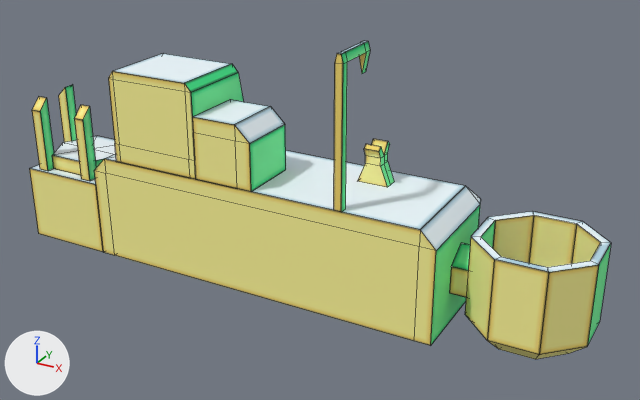
Renders of the OBJ model Assets/Models/charging_station.obj from each side of a commit.
Before and after are seen from a camera (50 mm lens) standing at (3.38, -5.53, 3.45) and looking at (0.35, -0.03, 0.7). The axes (+X, +Y, +Z) are drawn at lower left. The lights are the same throughout. The first picture is the older version. Mesh edges are drawn as thin lines. Where no turn or scale is listed for an object, it has been applied to the vertices.

Objects in the first picture: 'arrow', 'base', 'basket', 'console_base', 'cuboid', 'holder', 'holder.001', 'holder.003', 'monitor', 'pc', 'pipe', 'slot'.
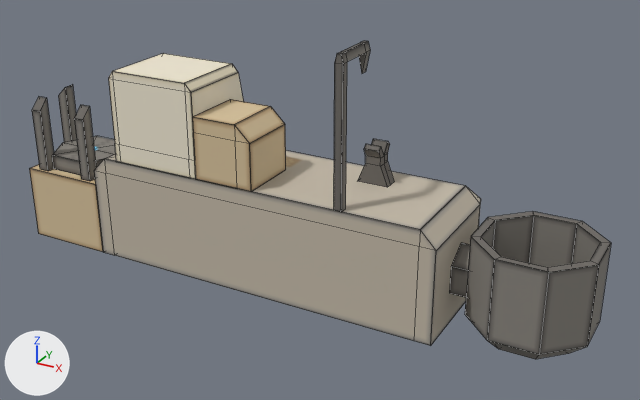
Edits to the bpy script that builds the scene:
```text
Change me_arrow:
    where me_arrow.from_pydata(...)  # 22 vertices, 20 faces; spans x 0.719..0.781, y -0.5..-0.094, z 0.875..2.0
    remove me_arrow.materials.append(mat_m_2acc2876_f185_28ba_75ec_b26aa556ed94)  # picture img_tex_scales_base_png
    add me_arrow.materials.append(mat_m_56a881c2_5a81_e86a_af15_333b7f0f90d9)  # picture img_tex_charging_station_png
Change me_base:
    where me_base.from_pydata(...)  # 8 vertices, 6 faces; spans x -2.25..-1.5, y -0.5..0.25, z 0.0..0.625
    remove me_base.materials.append(mat_m_2acc2876_f185_28ba_75ec_b26aa556ed94)  # picture img_tex_scales_base_png
    add me_base.materials.append(mat_m_56a881c2_5a81_e86a_af15_333b7f0f90d9)  # picture img_tex_charging_station_png
Change me_basket:
    where me_basket.from_pydata(...)  # 42 vertices, 48 faces; spans x 1.625..2.5, y -0.438..0.438, z 0.0..0.75
    remove me_basket.materials.append(mat_m_2acc2876_f185_28ba_75ec_b26aa556ed94)  # picture img_tex_scales_base_png
    add me_basket.materials.append(mat_m_56a881c2_5a81_e86a_af15_333b7f0f90d9)  # picture img_tex_charging_station_png
Change me_console_base:
    where me_console_base.from_pydata(...)  # 26 vertices, 27 faces; spans x -1.5..1.5, y -0.5..0.5, z 0.0..0.88
    remove me_console_base.materials.append(mat_m_2acc2876_f185_28ba_75ec_b26aa556ed94)  # picture img_tex_scales_base_png
    add me_console_base.materials.append(mat_m_56a881c2_5a81_e86a_af15_333b7f0f90d9)  # picture img_tex_charging_station_png
Change me_cuboid:
    where me_cuboid.from_pydata(...)  # 26 vertices, 22 faces; spans x 0.625..0.875, y 0.031..0.219, z 0.875..1.188
    remove me_cuboid.materials.append(mat_m_2acc2876_f185_28ba_75ec_b26aa556ed94)  # picture img_tex_scales_base_png
    add me_cuboid.materials.append(mat_m_56a881c2_5a81_e86a_af15_333b7f0f90d9)  # picture img_tex_charging_station_png
Change me_holder:
    where me_holder.from_pydata(...)  # 8 vertices, 5 faces; spans x -2.156..-2.062, y -0.469..-0.375, z 0.625..1.25
    remove me_holder.materials.append(mat_m_2acc2876_f185_28ba_75ec_b26aa556ed94)  # picture img_tex_scales_base_png
    add me_holder.materials.append(mat_m_56a881c2_5a81_e86a_af15_333b7f0f90d9)  # picture img_tex_charging_station_png
Change me_holder_001:
    where me_holder_001.from_pydata(...)  # 8 vertices, 5 faces; spans x -1.688..-1.594, y -0.469..-0.375, z 0.625..1.25
    remove me_holder_001.materials.append(mat_m_2acc2876_f185_28ba_75ec_b26aa556ed94)  # picture img_tex_scales_base_png
    add me_holder_001.materials.append(mat_m_56a881c2_5a81_e86a_af15_333b7f0f90d9)  # picture img_tex_charging_station_png
Change me_holder_003:
    where me_holder_003.from_pydata(...)  # 8 vertices, 5 faces; spans x -2.25..-2.156, y -0.062..0.031, z 0.625..1.25
    remove me_holder_003.materials.append(mat_m_2acc2876_f185_28ba_75ec_b26aa556ed94)  # picture img_tex_scales_base_png
    add me_holder_003.materials.append(mat_m_56a881c2_5a81_e86a_af15_333b7f0f90d9)  # picture img_tex_charging_station_png
Change me_monitor:
    where me_monitor.from_pydata(...)  # 32 vertices, 29 faces; spans x -1.25..-0.469, y -0.5..0.25, z 0.875..1.625
    remove me_monitor.materials.append(mat_m_2acc2876_f185_28ba_75ec_b26aa556ed94)  # picture img_tex_scales_base_png
    add me_monitor.materials.append(mat_m_56a881c2_5a81_e86a_af15_333b7f0f90d9)  # picture img_tex_charging_station_png
Change me_pc:
    where me_pc.from_pydata(...)  # 16 vertices, 11 faces; spans x -0.469..0.031, y -0.5..0.0, z 0.875..1.375
    remove me_pc.materials.append(mat_m_2acc2876_f185_28ba_75ec_b26aa556ed94)  # picture img_tex_scales_base_png
    add me_pc.materials.append(mat_m_56a881c2_5a81_e86a_af15_333b7f0f90d9)  # picture img_tex_charging_station_png
Change me_pipe:
    where me_pipe.from_pydata(...)  # 12 vertices, 6 faces; spans x 1.5..1.656, y -0.187..0.188, z 0.158..0.592
    remove me_pipe.materials.append(mat_m_2acc2876_f185_28ba_75ec_b26aa556ed94)  # picture img_tex_scales_base_png
    add me_pipe.materials.append(mat_m_56a881c2_5a81_e86a_af15_333b7f0f90d9)  # picture img_tex_charging_station_png
Change me_slot:
    where me_slot.from_pydata(...)  # 13 vertices, 12 faces; spans x -2.205..-1.545, y -0.406..0.156, z 0.625..0.75
    remove me_slot.materials.append(mat_m_2acc2876_f185_28ba_75ec_b26aa556ed94)  # picture img_tex_scales_base_png
    add me_slot.materials.append(mat_m_56a881c2_5a81_e86a_af15_333b7f0f90d9)  # picture img_tex_charging_station_png
```

Where the change shows, as pixel boxes (x1, y1, x2, y2) in the pictures (640 x 400 px):
'console_base', recoloured (yellow to grey)
    both: (94, 150, 481, 346)
'basket', recoloured (yellow to grey)
    both: (465, 211, 611, 359)
'monitor', recoloured (yellow to grey)
    both: (108, 53, 244, 179)
'pc', recoloured
    both: (192, 99, 286, 192)
'base', recoloured (yellow to beige)
    both: (29, 164, 103, 252)
'arrow', recoloured (darker)
    both: (334, 41, 370, 212)
'slot', recoloured (darker)
    both: (52, 136, 116, 175)
'cuboid', recoloured (darker)
    both: (358, 139, 394, 187)
'holder.001', recoloured (darker)
    both: (74, 105, 96, 181)
'holder', recoloured (darker)
    both: (32, 97, 54, 171)
'pipe', recoloured (darker)
    both: (449, 243, 470, 298)
'holder.003', recoloured (darker)
    both: (58, 85, 77, 142)
